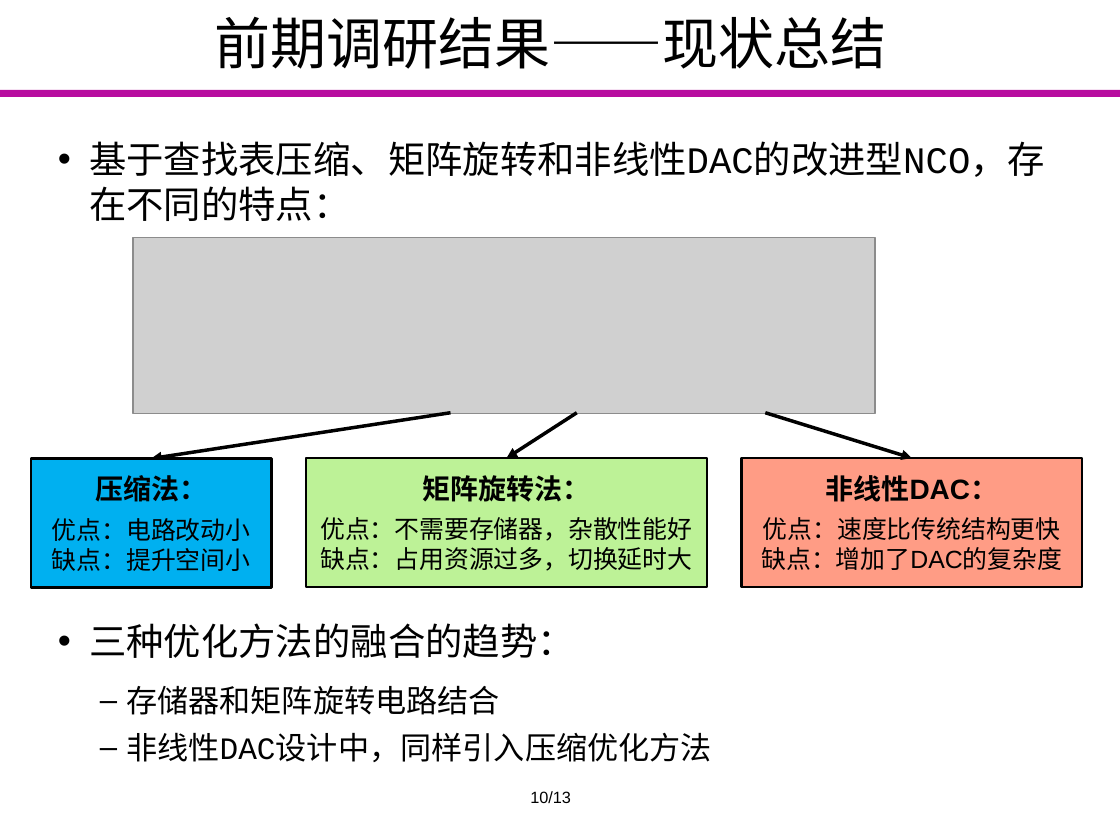
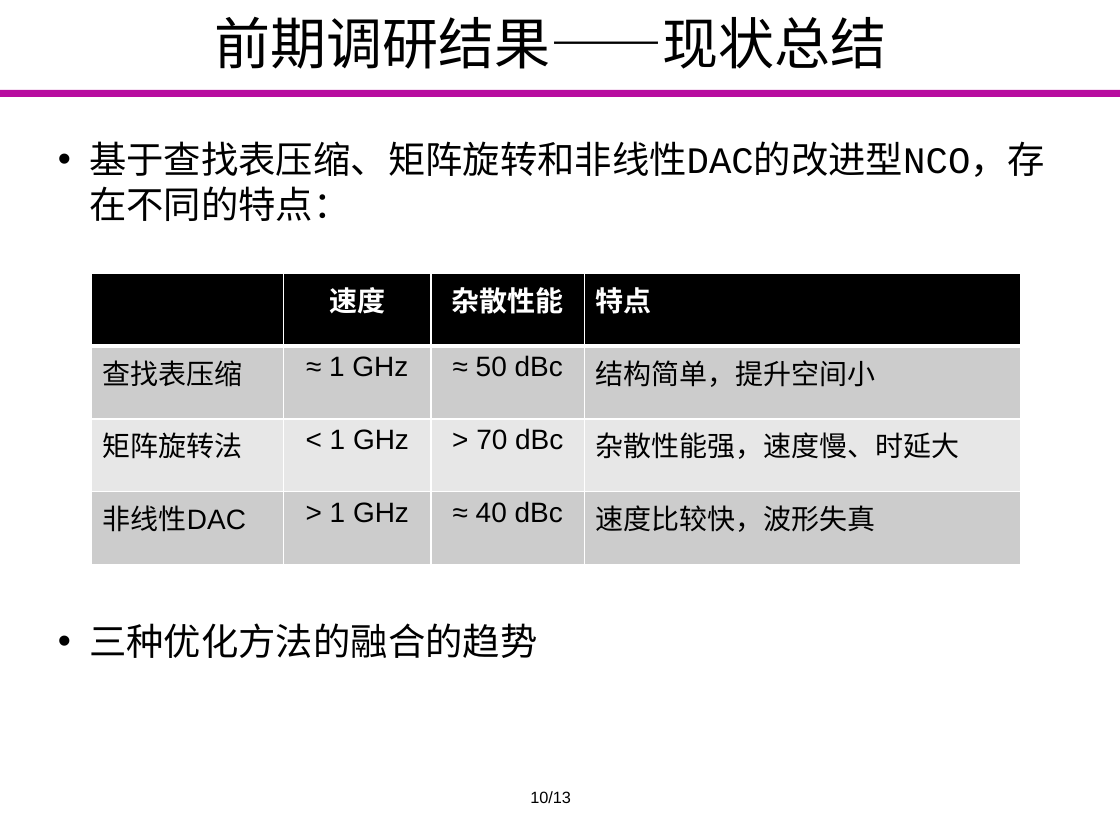
Before and after one commit to Markov2016/kaiti, a slide deck: slide 11 of ppt/yyx_v1.1.pptx (slide 10 before the commit). Drawn at 1120x840 pixels with LibreOffice and Linux fonts; fonts in the diff are those of the drawing; grey boxes stand for pictures; background and template pictures are left out. Boxes give left, top, right and bottom in pixels: in the first picture for what was removed or moved away, otherwise in the second. Text is boxed around its words. In the diff, an @@ line names an element or a change of style, - is before the commit and + after.

```diff
--- a/ppt/yyx_v1.1.pptx
+++ b/ppt/yyx_v1.1.pptx
@@ table added at [92, 273, 1020, 564], 4 rows, 4 columns @@
+ | 速度 | 杂散性能 | 特点
+查找表压缩 | ≈ 1 GHz | ≈ 50 dBc | 结构简单，提升空间小
+矩阵旋转法 | < 1 GHz | > 70 dBc | 杂散性能强，速度慢、时延大
+非线性DAC | > 1 GHz | ≈ 40 dBc | 速度比较快，波形失真
@@ group removed at [31, 237, 1082, 587]: 3 arrows, 3 rectangles, 1 picture @@
-压缩法：
-优点：电路改动小
-缺点：提升空间小
-矩阵旋转法：
-优点：不需要存储器，杂散性能好
-缺点：占用资源过多，切换延时大
-非线性DAC：
-优点：速度比传统结构更快
-缺点：增加了DAC的复杂度
@@ text at [89, 623, 537, 658]: text changed; size 20 to 24 pt @@
-• 三种优化方法的融合的趋势：
-  – 存储器和矩阵旋转电路结合
-  – 非线性DAC设计中，同样引入压缩优化方法
+• 三种优化方法的融合的趋势
```
Also in this commit, not shown: 3 other slides changed, 5 slides added.
